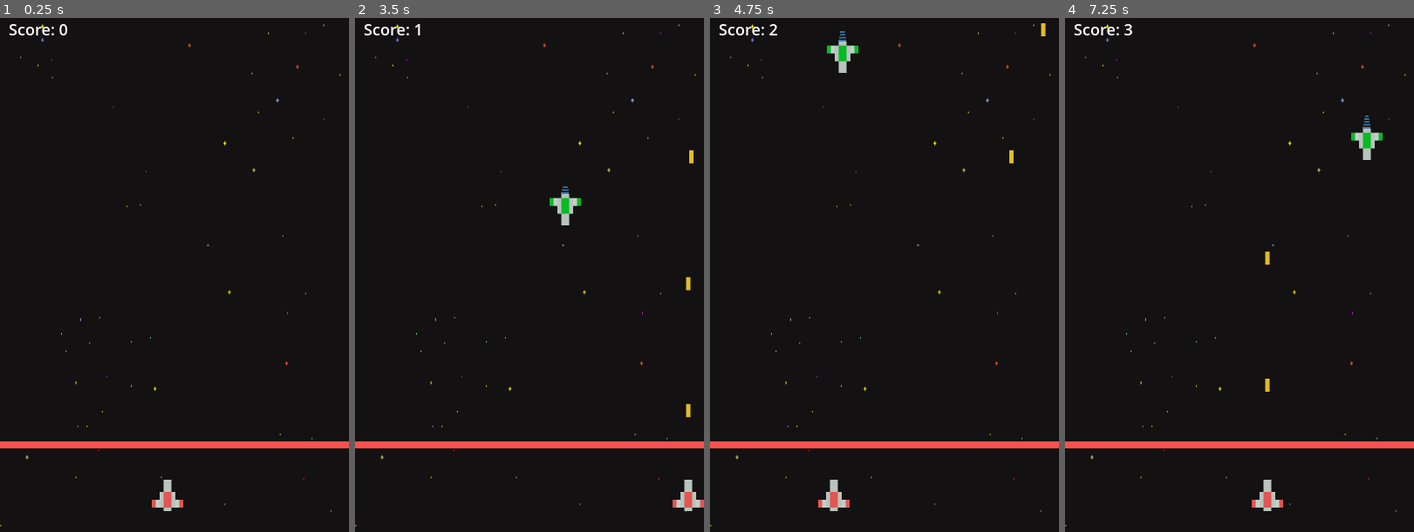
Above: before the commit, frames 1-4 (left to right).
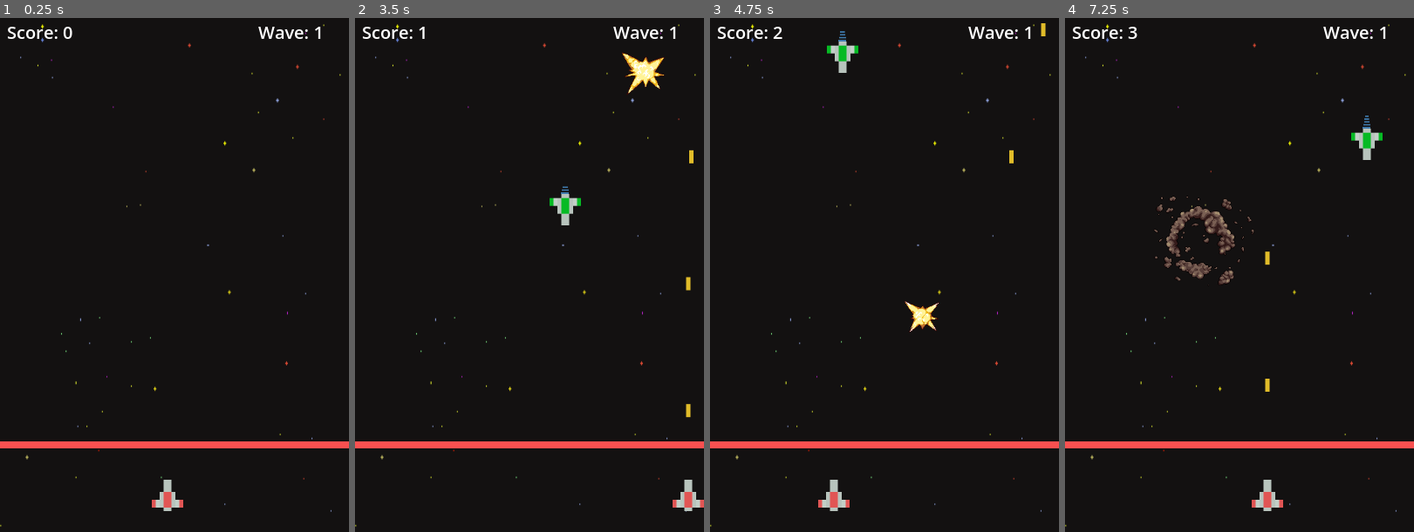
Above: after the commit, the same moments.

Repository: LeeTuah/space_shooter_tutorial
Game: Godot game, scene res://game_manager.tscn
Two runs of this game, one before a commit and one after it. Both use one fixed random seed, a clock stepped at 60 frames per second and the inputs below.
Inputs (mouse positions are in pixels of both pictures, inside the frame that each line leads up to):
- Up to frame 1 (0.25 s): no input
- Up to frame 2 (3.5 s): tap Enter at 0.5 s; move the mouse to (606, 249) at 0.52 s; hold D (player_right) 0.53-1.28 s; hold W (player_shoot) 0.53-1.28 s; click (606, 249) at 0.67 s; move the mouse to (459, 300) at 1.27 s; hold Down 1.28-2.03 s; tap W (player_shoot) at 1.35, 3.05 s; move the mouse to (564, 156) at 2.02 s; hold D (player_right) 2.03-2.78 s; hold W (player_shoot) 2.03-2.78 s; tap Alt at 2.1 s; move the mouse to (512, 377) at 2.77 s; hold Up from 2.78 s (still down); tap Shift at 2.85 s; click (512, 377) at 2.92 s
- Up to frame 3 (4.75 s): move the mouse to (989, 352) at 3.52 s; release Up at 3.53 s; hold W (player_shoot) 3.53-4.28 s; hold A (player_left) from 3.53 s (still down); move the mouse to (779, 197) at 4.27 s; tap W (player_shoot) at 4.35 s
- Up to frame 4 (7.25 s): move the mouse to (1256, 275) at 5.02 s; release A (player_left) at 5.03 s; hold Down 5.03-5.78 s; hold W (player_shoot) 5.03-5.78 s; tap Alt at 5.1 s; click (1256, 275) at 5.17 s; move the mouse to (1187, 141) at 5.77 s; hold D (player_right) 5.78-6.53 s; tap Shift at 5.85 s; tap W (player_shoot) at 6.05 s; move the mouse to (1316, 249) at 6.52 s; hold Up from 6.53 s (still down); hold W (player_shoot) from 6.53 s (still down)

The runs differ from the first frame. In frame 1, 0.5% of the frame differs, in the area x 2-92%, y 1-5%; in frame 2, 0.9%; in frame 3, 0.8%; in frame 4, 1.6%, in the area x 2-92%, y 1-52%.

Commit message:
added explosion animation on enemy death and a second wave

Diff:
--- /dev/null
+++ b/boundary_line_area.gd
@@ -0,0 +1,8 @@
+extends Area2D
+
+func _ready() -> void:
+	get_parent().get_node("boundary_line_area").connect("area_entered", game_over, 0);
+
+func game_over(body: Node) -> void:
+	if (body is enemy):
+		global.is_game_over = true;
--- a/entities/enemies/enemy.gd
+++ b/entities/enemies/enemy.gd
@@ -18,16 +18,8 @@
 
 func _on_area_entered(area: Area2D) -> void:
 	if (area.name == "bullet_area" and (not global.is_game_over)):
-		global.play_explosion_sound = true;
 		area.get_parent().queue_free();
 		queue_free();
 
-		global.score += 1;
-		if (global.score % 5 == 0):
-			global.enemy_speed_multiplier += 0.2;
-
-		elif (global.score % 7 == 0):
-			global.timer.wait_time -= 0.15;
-
-		elif (global.score % 10 == 0):
-			global.player_speed_multiplier += 0.3;
+		global.on_enemy_death();
+		global.last_destroyed_ship = position;
--- /dev/null
+++ b/entities/enemies/shooter_enemy.gd
@@ -0,0 +1,28 @@
+class_name shooter_enemy
+extends enemy
+
+func _ready() -> void:
+	randomize();
+	position = Vector2(randi_range(20, 380), randi_range(30, 300));
+	scale = Vector2(0.45, 0.45);
+
+	var timer = Timer.new();
+	add_child(timer);
+
+	timer.wait_time = 0.9;
+	timer.connect("timeout", shoot_at_player, 0);
+	timer.start();
+
+func shoot_at_player():
+	pass
+
+func _process(_delta: float) -> void:
+	pass
+
+func _on_area_entered(area: Area2D) -> void:
+	if (area.name == "bullet_area" and (not global.is_game_over)):
+		area.get_parent().queue_free();
+		queue_free();
+
+		global.on_enemy_death();
+		global.last_destroyed_ship = position;
--- /dev/null
+++ b/entities/enemies/shooter_enemy.tscn
@@ -0,0 +1,25 @@
+[gd_scene format=3 uid="uid://bh5hmj1gw3uk0"]
+
+[ext_resource type="Script" uid="uid://dlxdhf8qnonig" path="res://entities/enemies/shooter_enemy.gd" id="1_7cnrs"]
+[ext_resource type="Texture2D" uid="uid://c53sym74402r7" path="res://assets/pixel_ship_yellow.png" id="1_jpwgu"]
+
+[sub_resource type="RectangleShape2D" id="RectangleShape2D_a2ety"]
+size = Vector2(80, 20)
+
+[node name="shooter_enemy" type="Area2D" unique_id=555760468]
+script = ExtResource("1_7cnrs")
+
+[node name="shooter_enemy_sprite" type="Sprite2D" parent="." unique_id=1371946668]
+rotation = 3.1415927
+texture = ExtResource("1_jpwgu")
+
+[node name="CollisionPolygon2D" type="CollisionPolygon2D" parent="." unique_id=743872023]
+position = Vector2(2.3841858e-07, 0.30612227)
+scale = Vector2(1.015625, 1.0204082)
+polygon = PackedVector2Array(0, 34, 40, -15, -40, -15)
+
+[node name="CollisionShape2D" type="CollisionShape2D" parent="." unique_id=1290161953]
+position = Vector2(0, -25)
+shape = SubResource("RectangleShape2D_a2ety")
+
+[connection signal="area_entered" from="." to="." method="_on_area_entered"]
--- a/entities/enemy_spawner/enemy_spawner.gd
+++ b/entities/enemy_spawner/enemy_spawner.gd
@@ -1,23 +1,43 @@
 extends Node2D
 
 var enemy_scene = preload("res://entities/enemies/enemy.tscn");
+var shooter_enemy_scene = preload("res://entities/enemies/shooter_enemy.tscn")
 
 func _ready() -> void:
-	get_parent().get_node("boundary_line_area").connect("area_entered", game_over, 0);
-
 	global.timer = Timer.new();
 	add_child(global.timer);
 
 	global.timer.wait_time = 1.5;
-	global.timer.connect("timeout", create_enemy, 0);
+	global.timer.connect("timeout", create_enemy_wave1, 0);
 	global.timer.start();
 
-func create_enemy() -> void:
+func create_enemy_wave1() -> void:
 	if (global.is_game_over): return;
 
 	var enemy_instance = enemy_scene.instantiate();
-	get_parent().get_node("enemies").add_child(enemy_instance)
+	get_parent().get_node("enemies").add_child(enemy_instance);
 
-func game_over(body: Node) -> void:
-	if (body is enemy):
-		global.is_game_over = true;
+	global.total_spawned_in_current_wave += 1;
+	if (global.total_spawned_in_current_wave >= global.MAX_PER_WAVE):
+		global.timer.stop();
+
+func create_enemy_wave2() -> void:
+	if (global.is_game_over): return;
+
+	var shooter_enemy_instance = shooter_enemy_scene.instantiate();
+	get_parent().get_node("enemies").add_child(shooter_enemy_instance);
+
+	global.total_spawned_in_current_wave += 1;
+	if (global.total_spawned_in_current_wave >= global.MAX_PER_WAVE):
+		global.timer.stop();
+
+func _process(_delta: float):
+	if (not global.next_wave): return;
+	global.next_wave = false;
+
+	if (global.current_wave == 2):
+		global.timer.timeout.disconnect(create_enemy_wave1);
+		global.timer.connect("timeout", create_enemy_wave2, 0);
+
+		global.total_spawned_in_current_wave = 0;
+		global.timer.start();
--- /dev/null
+++ b/entities/explosion_spawner/explosion_spawner.gd
@@ -0,0 +1,22 @@
+extends Node2D
+
+@onready var explosion_sprite = $explosion_animated;
+@onready var explosion_sound = $explosion_sound;
+
+func _ready() -> void:
+	position = global.last_destroyed_ship;
+
+func _process(_delta: float) -> void:
+	if (global.ship_destroyed):
+		global.ship_destroyed = false;
+		position = global.last_destroyed_ship;
+
+		explosion_sprite.show();
+		explosion_sprite.play("default");
+
+	if (global.play_explosion_sound):
+		explosion_sound.play();
+		global.play_explosion_sound = false;
+
+func _on_explosion_animated_animation_finished() -> void:
+	explosion_sprite.hide();
--- /dev/null
+++ b/entities/explosion_spawner/explosion_spawner.tscn
@@ -0,0 +1,65 @@
+[gd_scene format=3 uid="uid://w4qwepmnpoiq"]
+
+[ext_resource type="Texture2D" uid="uid://dxw5o5u5gctdm" path="res://assets/explosions/Circle_explosion/Circle_explosion1.png" id="1_387lw"]
+[ext_resource type="Script" uid="uid://bex61hv86ok6k" path="res://entities/explosion_spawner/explosion_spawner.gd" id="1_68800"]
+[ext_resource type="Texture2D" uid="uid://q6v5bkjjk51y" path="res://assets/explosions/Circle_explosion/Circle_explosion2.png" id="2_68800"]
+[ext_resource type="Texture2D" uid="uid://cl31jervo5h4x" path="res://assets/explosions/Circle_explosion/Circle_explosion3.png" id="3_oj22s"]
+[ext_resource type="Texture2D" uid="uid://ctm470ml7wrvm" path="res://assets/explosions/Circle_explosion/Circle_explosion4.png" id="4_62id3"]
+[ext_resource type="Texture2D" uid="uid://dvcj2tbusp36x" path="res://assets/explosions/Circle_explosion/Circle_explosion5.png" id="5_s0ooj"]
+[ext_resource type="Texture2D" uid="uid://bqgglyttbm6d3" path="res://assets/explosions/Circle_explosion/Circle_explosion6.png" id="6_vjdqr"]
+[ext_resource type="Texture2D" uid="uid://cpdkuu5qw5m8h" path="res://assets/explosions/Circle_explosion/Circle_explosion7.png" id="7_ocxxs"]
+[ext_resource type="Texture2D" uid="uid://ci4c6hy2orw6s" path="res://assets/explosions/Circle_explosion/Circle_explosion8.png" id="8_6xnee"]
+[ext_resource type="Texture2D" uid="uid://hj18ejw1ohfw" path="res://assets/explosions/Circle_explosion/Circle_explosion9.png" id="9_vmbng"]
+[ext_resource type="Texture2D" uid="uid://cig8408tnu2o2" path="res://assets/explosions/Circle_explosion/Circle_explosion10.png" id="10_dkynb"]
+[ext_resource type="AudioStream" uid="uid://v3aoeketvt1x" path="res://assets/enemy_explosion.mp3" id="12_oj22s"]
+
+[sub_resource type="SpriteFrames" id="SpriteFrames_mno53"]
+animations = [{
+"frames": [{
+"duration": 1.0,
+"texture": ExtResource("1_387lw")
+}, {
+"duration": 1.0,
+"texture": ExtResource("2_68800")
+}, {
+"duration": 1.0,
+"texture": ExtResource("3_oj22s")
+}, {
+"duration": 1.0,
+"texture": ExtResource("4_62id3")
+}, {
+"duration": 1.0,
+"texture": ExtResource("5_s0ooj")
+}, {
+"duration": 1.0,
+"texture": ExtResource("6_vjdqr")
+}, {
+"duration": 1.0,
+"texture": ExtResource("7_ocxxs")
+}, {
+"duration": 1.0,
+"texture": ExtResource("8_6xnee")
+}, {
+"duration": 1.0,
+"texture": ExtResource("9_vmbng")
+}, {
+"duration": 1.0,
+"texture": ExtResource("10_dkynb")
+}],
+"loop": 0,
+"name": &"default",
+"speed": 20.0
+}]
+
+[node name="explosion_spawner" type="Node2D" unique_id=281450441]
+script = ExtResource("1_68800")
+
+[node name="explosion_animated" type="AnimatedSprite2D" parent="." unique_id=352734017]
+position = Vector2(0, -1)
+scale = Vector2(0.7, 0.7)
+sprite_frames = SubResource("SpriteFrames_mno53")
+
+[node name="explosion_sound" type="AudioStreamPlayer2D" parent="." unique_id=2058722180]
+stream = ExtResource("12_oj22s")
+
+[connection signal="animation_finished" from="explosion_animated" to="." method="_on_explosion_animated_animation_finished"]
--- a/entities/labels/game_over_label.gd
+++ /dev/null
@@ -1,5 +0,0 @@
-extends Label
-
-func _process(_delta: float) -> void:
-	if (global.is_game_over):
-		text = "Game Over";
--- a/entities/labels/game_over_label.tscn
+++ /dev/null
@@ -1,19 +0,0 @@
-[gd_scene format=3 uid="uid://tpai5sm1htxd"]
-
-[ext_resource type="Script" uid="uid://bl4k0ip0orjwp" path="res://entities/labels/game_over_label.gd" id="1_pmsv7"]
-
-[sub_resource type="LabelSettings" id="LabelSettings_nrgbc"]
-font_size = 50
-font_color = Color(1, 0, 0, 1)
-
-[node name="game_over_label" type="Node2D" unique_id=1618372737]
-
-[node name="Label" type="Label" parent="." unique_id=1200102609]
-offset_left = 64.0
-offset_top = 248.0
-offset_right = 335.0
-offset_bottom = 328.0
-label_settings = SubResource("LabelSettings_nrgbc")
-horizontal_alignment = 1
-vertical_alignment = 1
-script = ExtResource("1_pmsv7")
--- /dev/null
+++ b/entities/labels/labels.gd
@@ -0,0 +1,8 @@
+extends Node2D
+
+func _process(_delta: float) -> void:
+	if (global.is_game_over):
+		$game_over_label.text = "Game Over";
+
+	$score_label.text = "Score: " + str(global.score);
+	$waves_label.text = "Wave: " + str(global.current_wave);
--- /dev/null
+++ b/entities/labels/labels.tscn
@@ -0,0 +1,39 @@
+[gd_scene format=3 uid="uid://dup780ij2j3ma"]
+
+[ext_resource type="Script" uid="uid://bl4k0ip0orjwp" path="res://entities/labels/labels.gd" id="1_cxc2g"]
+
+[sub_resource type="LabelSettings" id="LabelSettings_01hqx"]
+font_size = 20
+
+[sub_resource type="LabelSettings" id="LabelSettings_p3lo5"]
+font_size = 20
+
+[sub_resource type="LabelSettings" id="LabelSettings_nrgbc"]
+font_size = 50
+font_color = Color(0.8992166, 0.29854068, 0.23189431, 1)
+
+[node name="labels" type="Node2D" unique_id=894951538]
+script = ExtResource("1_cxc2g")
+
+[node name="score_label" type="Label" parent="." unique_id=879241744]
+offset_left = 8.0
+offset_top = 8.0
+offset_right = 83.0
+offset_bottom = 31.0
+label_settings = SubResource("LabelSettings_01hqx")
+
+[node name="waves_label" type="Label" parent="." unique_id=613667401]
+offset_left = 296.0
+offset_top = 8.0
+offset_right = 389.0
+offset_bottom = 36.0
+label_settings = SubResource("LabelSettings_p3lo5")
+
+[node name="game_over_label" type="Label" parent="." unique_id=1352041497]
+offset_left = 69.0
+offset_top = 266.0
+offset_right = 340.0
+offset_bottom = 335.0
+label_settings = SubResource("LabelSettings_nrgbc")
+horizontal_alignment = 1
+vertical_alignment = 1
--- a/entities/labels/score_label.gd
+++ /dev/null
@@ -1,4 +0,0 @@
-extends Label
-
-func _process(_delta: float) -> void:
-	text = "Score: " + str(global.score);
--- a/entities/labels/score_label.tscn
+++ /dev/null
@@ -1,18 +0,0 @@
-[gd_scene format=3 uid="uid://boeac4p3lc5im"]
-
-[ext_resource type="Script" uid="uid://cpc4q71aieav6" path="res://entities/labels/score_label.gd" id="1_mwdv3"]
-
-[sub_resource type="LabelSettings" id="LabelSettings_lvrd8"]
-font_size = 18
-
-[node name="score_label" type="Node2D" unique_id=430920282]
-
-[node name="Label" type="Label" parent="." unique_id=237055736]
-offset_left = 5.0
-offset_top = 6.0
-offset_right = 84.0
-offset_bottom = 32.0
-label_settings = SubResource("LabelSettings_lvrd8")
-horizontal_alignment = 1
-vertical_alignment = 1
-script = ExtResource("1_mwdv3")
--- a/entities/player/player.gd
+++ b/entities/player/player.gd
@@ -1,7 +1,6 @@
 extends Node2D
 
 @onready var shooting_sound = $shooting_sound;
-@onready var explosion_sound = $explosion_sound;
 
 var bullet_scene = preload("res://entities/bullets/bullet.tscn");
 const bullet_cooldown = 0.4;
@@ -23,7 +22,7 @@
 	if (Input.is_action_pressed("player_right")):
 		position += Vector2.RIGHT * linear_speed * global.player_speed_multiplier * delta;
 
-	if (Input.is_action_pressed("player_shoot") and current_bullet_cooldown >= bullet_cooldown):
+	if (Input.is_action_pressed("player_shoot") and current_bullet_cooldown >= bullet_cooldown and (not global.is_game_over)):
 		shooting_sound.play();
 
 		current_bullet_cooldown = 0.0;
@@ -37,10 +36,6 @@
 func check_stuff() -> void:
 	position.x = clamp(position.x, player_width / 2.0, 400 - player_width / 2.0);
 
-	if (global.play_explosion_sound):
-		explosion_sound.play();
-		global.play_explosion_sound = false;
-
 func _process(delta: float) -> void:
 	process_input(delta);
 	check_stuff();
--- a/entities/player/player.tscn
+++ b/entities/player/player.tscn
@@ -3,7 +3,6 @@
 [ext_resource type="Texture2D" uid="uid://4tukq4c1m4a" path="res://assets/pixel_ship_red.png" id="1_4flbx"]
 [ext_resource type="Script" uid="uid://cbyruuhlmdwm3" path="res://entities/player/player.gd" id="1_abrql"]
 [ext_resource type="AudioStream" uid="uid://c1adls5wy1gqk" path="res://assets/player_shooting.mp3" id="3_sglur"]
-[ext_resource type="AudioStream" uid="uid://v3aoeketvt1x" path="res://assets/enemy_explosion.mp3" id="4_bls4j"]
 
 [node name="player" type="Node2D" unique_id=470446911]
 script = ExtResource("1_abrql")
@@ -13,6 +12,3 @@
 
 [node name="shooting_sound" type="AudioStreamPlayer2D" parent="." unique_id=2045810967]
 stream = ExtResource("3_sglur")
-
-[node name="explosion_sound" type="AudioStreamPlayer2D" parent="." unique_id=1322942098]
-stream = ExtResource("4_bls4j")
--- a/game_manager.gd
+++ b/game_manager.gd
@@ -2,9 +2,34 @@
 
 var is_game_over: bool = false;
 var score: int = 0;
+
+var next_wave: bool = false;
+var current_wave: int = 1;
+var total_spawned_in_current_wave: int = 0;
+const MAX_PER_WAVE: int = 10;
 
 var enemy_speed_multiplier: float = 1.0;
 var player_speed_multiplier: float = 1.0;
 var timer = null;
 
 var play_explosion_sound: bool = false;
+
+var last_destroyed_ship: Vector2 = Vector2(-100, -100);
+var ship_destroyed: bool = false;
+
+func on_enemy_death() -> void:
+	play_explosion_sound = true;
+
+	ship_destroyed = true;
+
+	score += 1;
+	if (score % 10 == 0):
+		player_speed_multiplier += 0.2;
+		current_wave += 1;
+		next_wave = true;
+
+	elif (global.score % 5 == 0):
+		enemy_speed_multiplier += 0.2;
+
+	elif (global.score % 7 == 0):
+		timer.wait_time -= 0.15;
--- a/game_manager.tscn
+++ b/game_manager.tscn
@@ -3,10 +3,11 @@
 [ext_resource type="Script" uid="uid://dq6ogpam0nleh" path="res://game_manager.gd" id="1_shwjl"]
 [ext_resource type="Texture2D" uid="uid://wb60xdym0gc3" path="res://assets/background-black.png" id="1_smx3j"]
 [ext_resource type="Texture2D" uid="uid://clxhw11bfl06r" path="res://assets/horizontal_bar_red.png" id="2_o2178"]
+[ext_resource type="Script" uid="uid://bhp0s3du2gr1q" path="res://boundary_line_area.gd" id="3_8jrwq"]
 [ext_resource type="PackedScene" uid="uid://ckudr8chj1kgo" path="res://entities/player/player.tscn" id="3_o2178"]
 [ext_resource type="PackedScene" uid="uid://b7l5of07hkmhg" path="res://entities/enemy_spawner/enemy_spawner.tscn" id="4_d5upp"]
-[ext_resource type="PackedScene" uid="uid://tpai5sm1htxd" path="res://entities/labels/game_over_label.tscn" id="5_vk86k"]
-[ext_resource type="PackedScene" uid="uid://boeac4p3lc5im" path="res://entities/labels/score_label.tscn" id="7_eakoi"]
+[ext_resource type="PackedScene" uid="uid://dup780ij2j3ma" path="res://entities/labels/labels.tscn" id="7_eakoi"]
+[ext_resource type="PackedScene" uid="uid://w4qwepmnpoiq" path="res://entities/explosion_spawner/explosion_spawner.tscn" id="8_8jrwq"]
 
 [sub_resource type="RectangleShape2D" id="RectangleShape2D_nrgbc"]
 size = Vector2(416, 20)
@@ -22,6 +23,7 @@
 [node name="boundary_line_area" type="Area2D" parent="." unique_id=34141275]
 position = Vector2(192, 496.00003)
 scale = Vector2(1, 0.6)
+script = ExtResource("3_8jrwq")
 
 [node name="boundry_line_sprite" type="Sprite2D" parent="boundary_line_area" unique_id=1330758391]
 position = Vector2(8, -6.1035156e-05)
@@ -42,6 +44,7 @@
 
 [node name="enemy_spawner" parent="." unique_id=364070039 instance=ExtResource("4_d5upp")]
 
-[node name="game_over_label" parent="." unique_id=1618372737 instance=ExtResource("5_vk86k")]
+[node name="labels" parent="." unique_id=894951538 instance=ExtResource("7_eakoi")]
 
-[node name="score_label" parent="." unique_id=430920282 instance=ExtResource("7_eakoi")]
+[node name="explosion_spawner" parent="." unique_id=281450441 instance=ExtResource("8_8jrwq")]
+position = Vector2(205, 234)
Not shown, added: assets/License.txt
Binary file added: assets/explosions/Circle_explosion/Circle_explosion1.png
Not shown, added: assets/explosions/Circle_explosion/Circle_explosion1.png.import
Binary file added: assets/explosions/Circle_explosion/Circle_explosion10.png
Not shown, added: assets/explosions/Circle_explosion/Circle_explosion10.png.import
Binary file added: assets/explosions/Circle_explosion/Circle_explosion2.png
Not shown, added: assets/explosions/Circle_explosion/Circle_explosion2.png.import
Binary file added: assets/explosions/Circle_explosion/Circle_explosion3.png
Not shown, added: assets/explosions/Circle_explosion/Circle_explosion3.png.import
Binary file added: assets/explosions/Circle_explosion/Circle_explosion4.png
Not shown, added: assets/explosions/Circle_explosion/Circle_explosion4.png.import
Binary file added: assets/explosions/Circle_explosion/Circle_explosion5.png
(and 242 more such lines)
